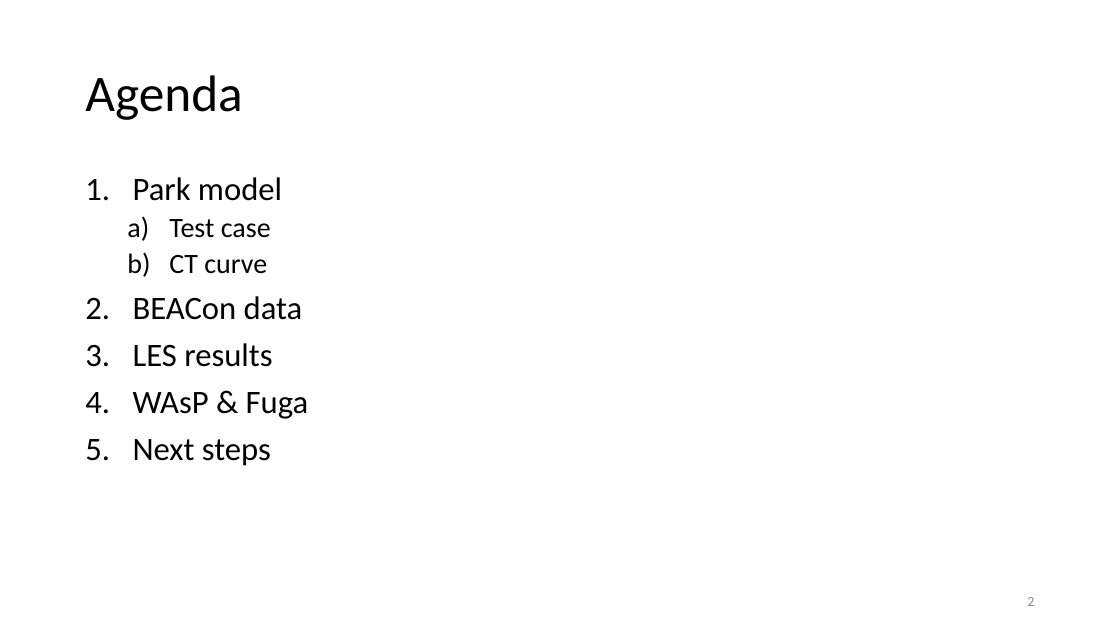
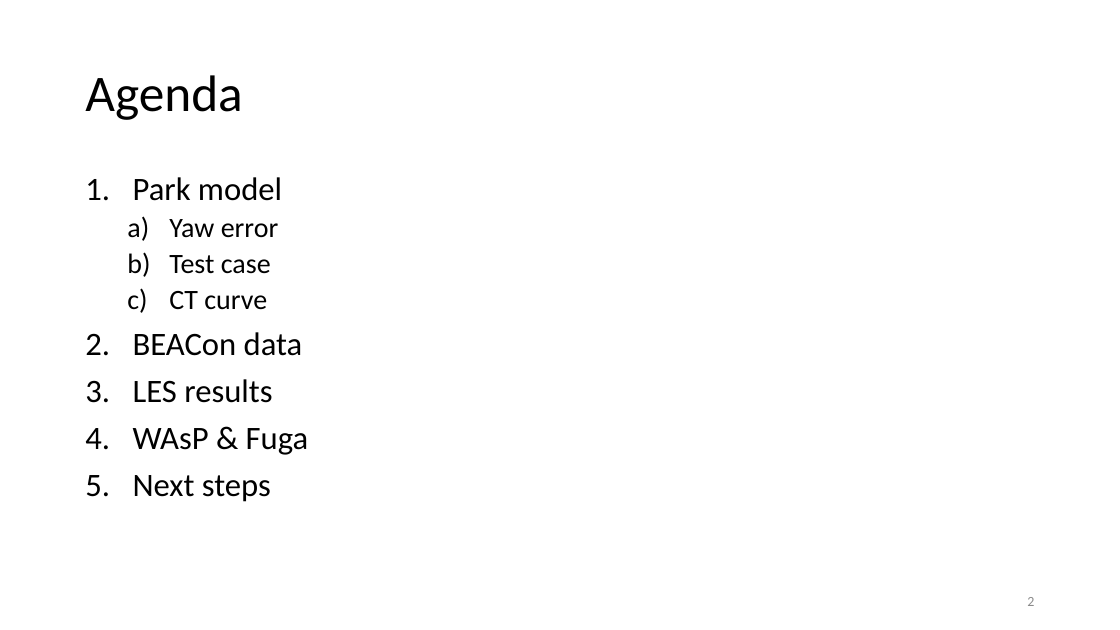
Before and after one commit to obossuyt/Thesis_Ottelien, a slide deck: slide 2 of Meetings & Official Documents/20180213_Meeting07.pptx. Drawn at 1120x630 pixels with LibreOffice and Linux fonts; fonts in the diff are those of the drawing. Boxes give left, top, right and bottom in pixels: in the first picture for what was removed or moved away, otherwise in the second. Text is boxed around its words. In the diff, an @@ line names an element or a change of style, - is before the commit and + after.

```diff
--- a/Meetings & Official Documents/20180213_Meeting07.pptx
+++ b/Meetings & Official Documents/20180213_Meeting07.pptx
@@ text at (169,219,279,237): paragraph added @@
+  a) Yaw error
```
Also in this commit, not shown: 11 other slides changed, 8 slides added, 1 slide removed.
